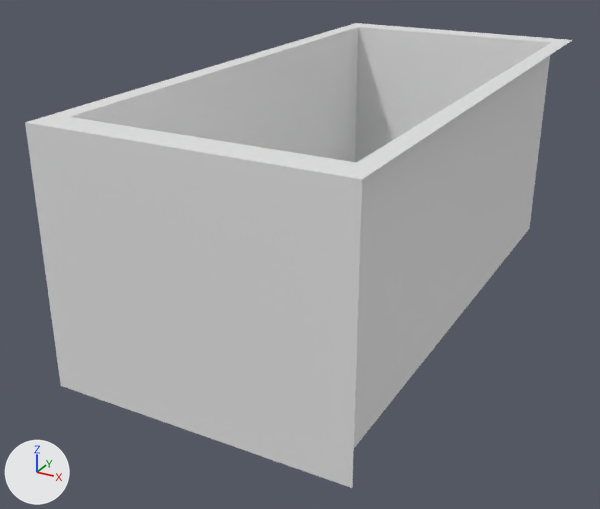
A saved change to the Blender file blender_models/dice_box_street.blend.
One viewpoint serves both versions: a 50 mm camera at (5.81, -12.55, 4.76) aimed at (-0.61, -0.87, -1.07). The lights are fixed; the arrows at lower left show +X, +Y and +Z. Materials are left out; every surface is plain grey.

The older version as bpy lines, for what is in view:
```python
me_cube_001 = bpy.data.meshes.new('Cube.001')
me_cube_001.from_pydata(...)  # 14 vertices, 7 faces; spans x -4.0..4.0, y -5.0..5.0, z -2.0..2.0
# faces by material slot: [2, 4, 1]
me_cube_001.materials.append(mat_concrete_sidewalk)
me_cube_001.materials.append(mat_brick_wall)
me_cube_001.materials.append(mat_asphalt_road)
ob_dicebox_col = bpy.data.objects.new('DiceBox-col', me_cube_001)
ob_dicebox_col.location = (0.0, 0.0, 0.0)
ob_dicebox_col.scale = (0.6, 1.0, 1.0)
```
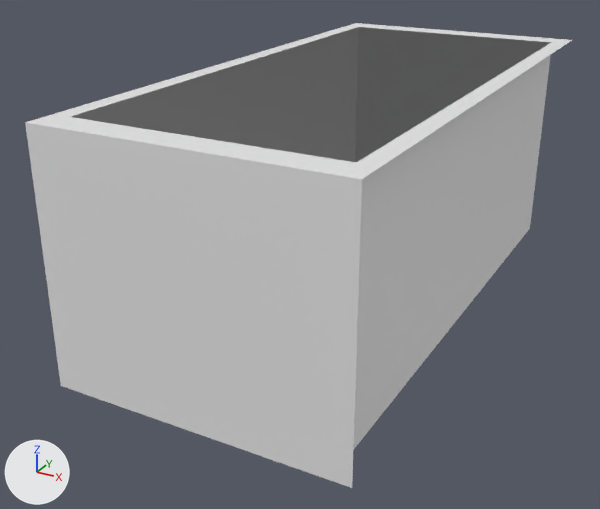
Where the newer file only moved an object's origin or applied its transform, the numbers keep the older frame.

Pixel boxes [x1, y1, x2, y2] of what changed, in the pictures (600 x 509 px):
part 1 of me_cube_001, added: after [71, 27, 552, 449]

Diff of the bpy script that builds the scene:
```diff
--- a/blender_models/dice_box_street.blend.py
+++ b/blender_models/dice_box_street.blend.py
@@ me_cube_001 @@
 me_cube_001.from_pydata(...)  # 14 vertices, 7 faces; spans x -4.0..4.0, y -5.0..5.0, z -2.0..2.0
 # used by ob_dicebox_col; location = (0.0, 0.0, 0.0); scale = (0.6, 1.0, 1.0)
 # verts and faces of me_cube_001; kept vertices keep their numbers, new ones are numbered from 14
+# me_cube_001 part 1
+verts[14] = (-3.5, -4.5, -1.95)
+verts[15] = (-3.5, 4.5, -1.95)
+verts[16] = (3.5, -4.5, -1.95)
+verts[17] = (3.5, 4.5, -1.95)  # pixel (529, 228)
+verts[18] = (3.51, -4.5, -1.95)
+verts[19] = (3.51, 4.5, -1.95)  # pixel (529, 228)
+verts[20] = (-3.51, -4.5, -1.95)
+verts[21] = (-3.51, 4.5, -1.95)
+verts[22] = (-3.5, 4.51, -1.95)
+verts[23] = (3.5, 4.51, -1.95)  # pixel (529, 228)
+for new, old in zip([*range(24, 34)], [*range(14, 24)]): verts[new] = verts[old] + (0.0, 0.0, 3.95)
+faces += [(14, 15, 25, 24), (15, 25, 27, 17), (16, 26, 27, 17), (18, 19, 29, 28), (20, 30, 31, 21), (22, 32, 33, 23)]
```
